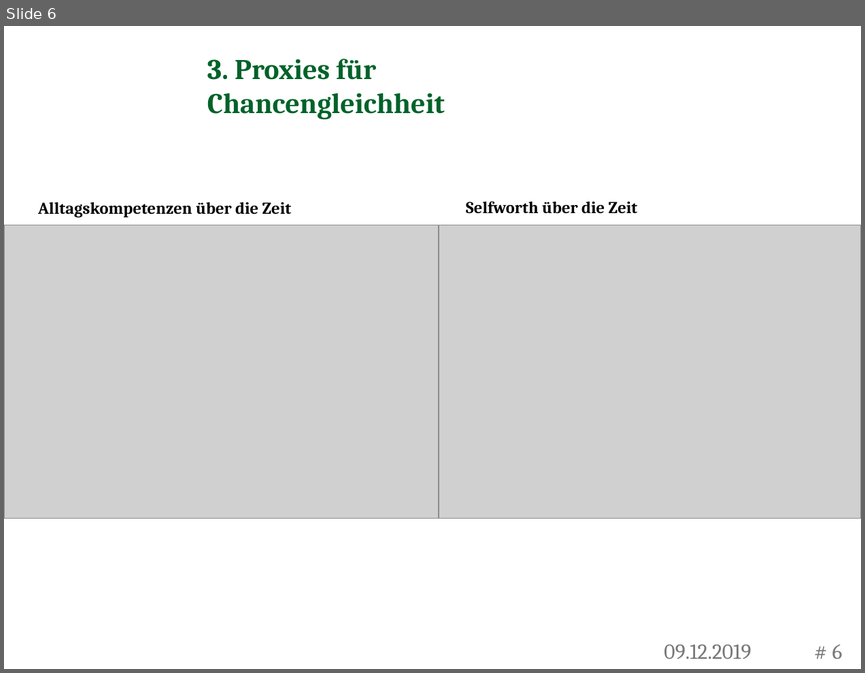
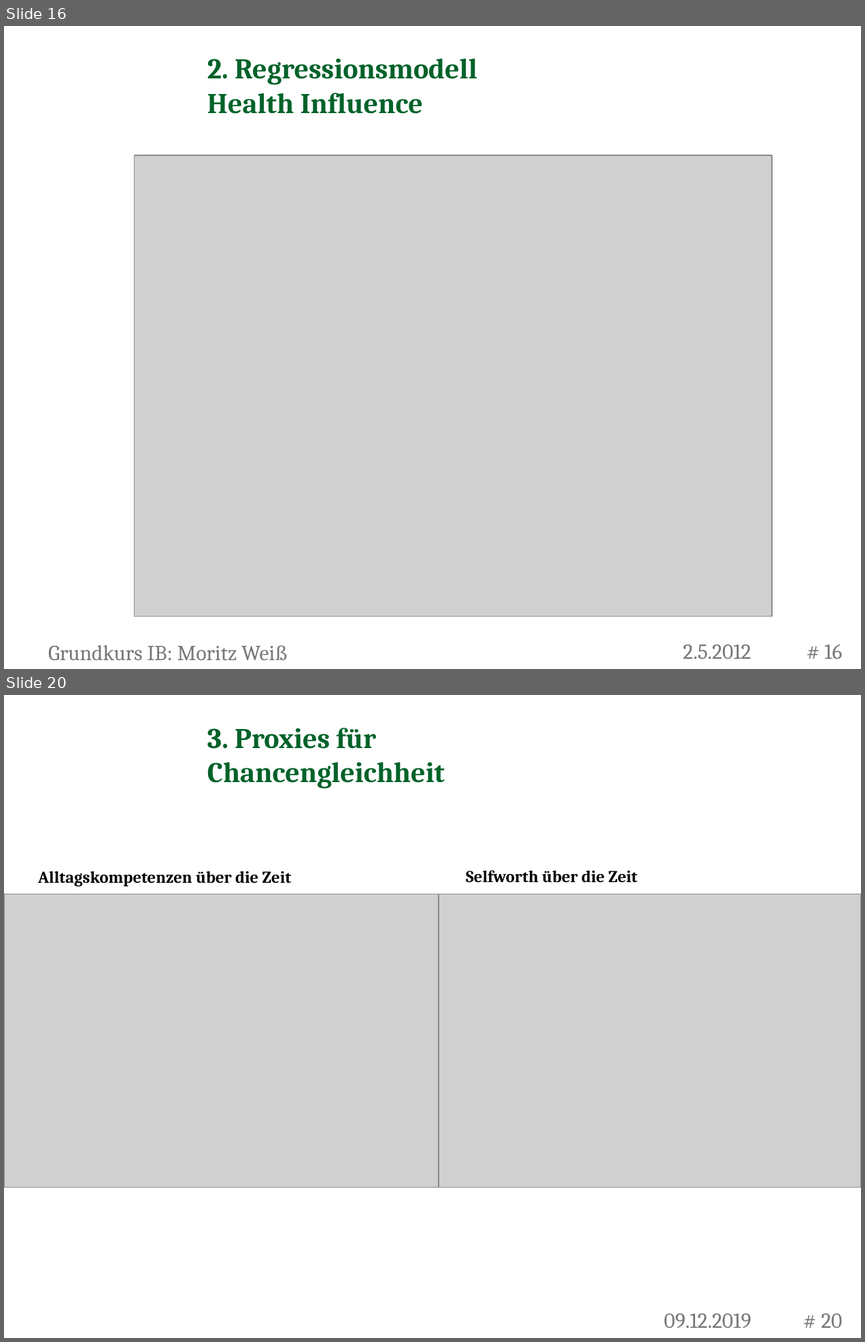
Before and after one commit to RafaelSchuetz/Pareto, a slide deck: CHILDREN/Zwischenkolloquien/2. Zwischentreffen Präsentation.pptx. Shown one above the other, each under a label of ours: slide 6 before the commit, slides 16 and 20 after it; the slides between them are not shown. The pictures are 865x673 and 865x1342 pixels, drawn with LibreOffice and Linux fonts; fonts in the diff are those of the drawing; grey boxes stand for pictures; background and template pictures are left out. Boxes give left, top, right and bottom in pixels: in the first picture for what was removed or moved away, otherwise in the second. Text is boxed around its words. In the diff, an @@ line names an element or a change of style, - is before the commit and + after.

```diff
--- a/CHILDREN/Zwischenkolloquien/2. Zwischentreffen Präsentation.pptx
+++ b/CHILDREN/Zwischenkolloquien/2. Zwischentreffen Präsentation.pptx
@@ slide 16 added at (4, 26, 861, 669), background picture (left out) @@
@@ text added at (207, 58, 477, 114), 24 pt, text #006229, bold @@
+2. Regressionsmodell Health Influence
@@ picture added at (135, 155, 772, 616) @@
@@ text added at (48, 645, 288, 660), 18 pt, text #777777 @@
+Grundkurs IB: Moritz Weiß
@@ text added at (683, 644, 751, 658), 18 pt, text #777777 @@
+2.5.2012
@@ page number added at (824, 644, 842, 658), 18 pt, text #777777 @@
+# 16
@@ what was slide 6 is now slide 20 @@
@@ page number at (821, 1313, 842, 1327): text changed @@
-# 6
+# 20
```
Also in this commit, not shown: 6 slides changed, 13 other slides added, 2 slides removed, 11 other files.
